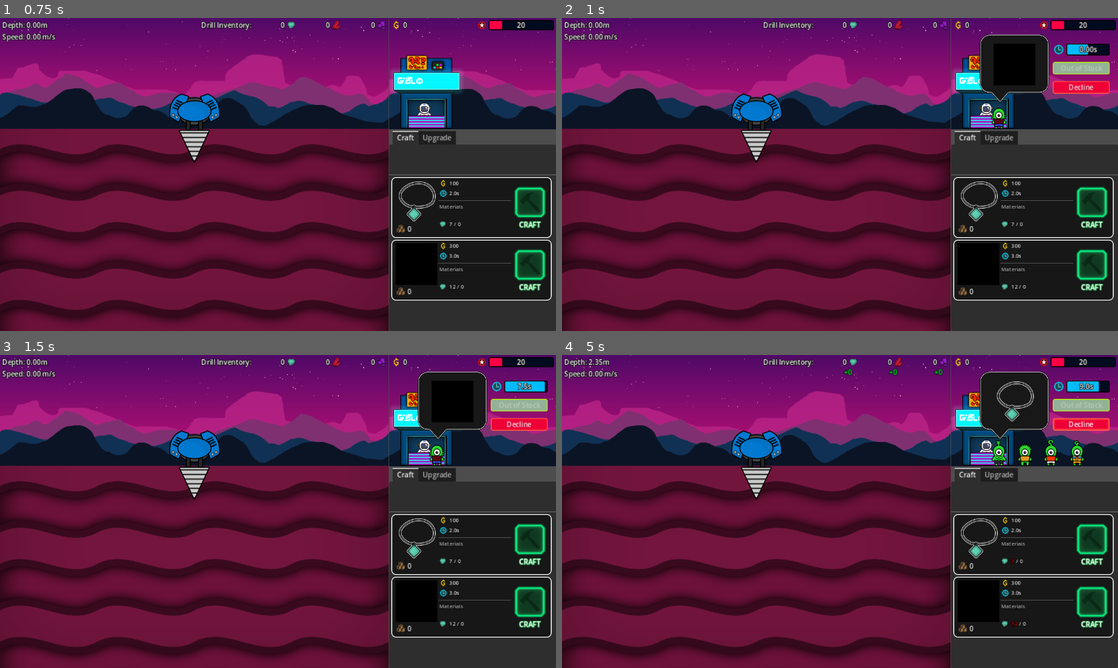
Above: before the commit, frames 1-4 (two rows, left to right).
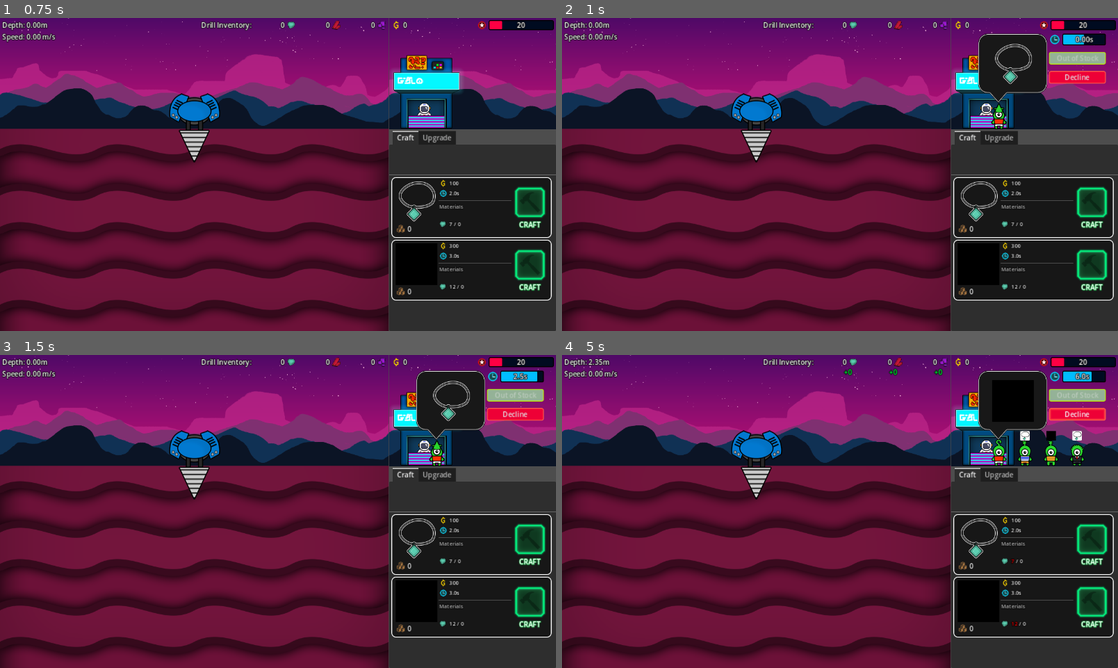
Above: after the commit, the same moments.

Repository: aNotSoCleverName/mechanicore
Game: Godot game, scene res://Main.tscn
The game is run twice, just before and just after one commit, with the same random seed, the same clock (stepped at 60 frames per second) and the same inputs.
Inputs:
- Up to frame 1 (0.75 s): click "Continue" at 0.5 s
- Up to frame 2 (1 s): no input
- Up to frame 3 (1.5 s): click "Continue" at 1.25 s
- Up to frame 4 (5 s): click "Decline" at 2 s; tap Enter (ui_accept) at 2.75, 3.02, 3.77 s; hold Right (ui_right) 2.78-3.53 s; tap R at 2.85, 3.6, 4.35 s; hold Down (ui_down) 3.53-4.28 s; hold Right (ui_right) from 4.28 s (still down)

Frame 1 is identical in both runs. In frame 2, 2.6% of the frame differs, in the area x 74-99%, y 4-36%; in frame 3, 2.6%; in frame 4, 2.9%, in the area x 74-99%, y 4-35%.

Commit message:
Ordered item is now generated when alien enters tree. They show what they want to order even if they're not first in queue

Diff:
--- a/Base/Base.tscn
+++ b/Base/Base.tscn
@@ -116,10 +116,10 @@
 horizontal_alignment = 1
 
 [node name="Order" parent="Shop/Shop" instance=ExtResource("3_l61gs")]
-offset_left = 58.0
-offset_top = 27.0
-offset_right = 365.0
-offset_bottom = 187.0
+offset_left = 62.0
+offset_top = 36.0
+offset_right = 369.0
+offset_bottom = 196.0
 
 [node name="Queue" type="Node2D" parent="Shop/Shop"]
 position = Vector2(110, 256)
--- a/Base/Shop/Alien/Alien.gd
+++ b/Base/Shop/Alien/Alien.gd
@@ -17,20 +17,41 @@
 
 static var clothesSprites: Array[Texture2D] = [];
 
+static var _base: Base;
+
+var orderedItem: CraftItem:
+	get:
+		return orderedItem;
+	set(inValue):
+		orderedItem = inValue;
+		$Bubble/Item.texture = orderedItem.image;
 var waitTime: float;
 
 func _on_tree_entered():
 	UtilityInit.InitArrayFromFiles(Alien.clothesSprites, "res://Base/Shop/Alien/Sprite/Clothes/", ".png", true, false);
 
+	# Initiate body sprite based on wait time
 	if (Alien.bodySprites.size() == 0):
 		Alien.waitTimeBasedOnBodySprite.keys().map(
 			func (inBodySpritePath: String):
 				Alien.bodySprites.append(load(inBodySpritePath) as Texture2D);
 		)
 
+	if (Alien._base == null):
+		Alien._base = self.find_parent("Base");
+
+	self.orderedItem = Alien._base.craftItems.keys()[randi_range(0, Alien._base.craftItems.size() - 1)];
+	$Body.self_modulate = Color.WHITE;	# If waited too long, body modulates to red (handled by other script). Return it to normal color here
+
 	var bodySprite: Texture2D = Alien.bodySprites[randi_range(0, Alien.bodySprites.size() - 1)];
 	$Body.texture = bodySprite;
-	$Body.self_modulate = Color.WHITE;
 	self.waitTime = Alien.waitTimeBasedOnBodySprite[bodySprite.resource_path];
 
 	$Body/Clothes.texture = Alien.clothesSprites[randi_range(0, Alien.clothesSprites.size() - 1)];
+
+	$Bubble.visible = true;
+	SignalBus_Base.shop_make_order.connect(
+		func (inAlien: Alien):
+			if (inAlien == self):
+				$Bubble.visible = false;
+	)
--- a/Base/Shop/Alien/Alien.tscn
+++ b/Base/Shop/Alien/Alien.tscn
@@ -1,8 +1,10 @@
-[gd_scene load_steps=4 format=3 uid="uid://by8u3wjwdvf01"]
+[gd_scene load_steps=6 format=3 uid="uid://by8u3wjwdvf01"]
 
 [ext_resource type="Script" path="res://Base/Shop/Alien/Alien.gd" id="1_176wq"]
 [ext_resource type="Texture2D" uid="uid://ba16is6f3e6ua" path="res://Base/Shop/Alien/Sprite/Body/Body1.png" id="2_ajbgi"]
 [ext_resource type="Texture2D" uid="uid://deo8y8c744od6" path="res://Base/Shop/Alien/Sprite/Clothes/Clothes1.png" id="3_tyr6e"]
+[ext_resource type="Texture2D" uid="uid://bwkfdfd2wcpnx" path="res://Base/Shop/Alien/Sprite/Bubble - Small.png" id="4_fe0dx"]
+[ext_resource type="Texture2D" uid="uid://dbbqquwmlqb0q" path="res://Base/Menu/Craft/Craft Item/Resources/Item1.png" id="4_pm76f"]
 
 [node name="Alien" type="Node2D"]
 script = ExtResource("1_176wq")
@@ -14,4 +16,12 @@
 [node name="Clothes" type="Sprite2D" parent="Body"]
 texture = ExtResource("3_tyr6e")
 
+[node name="Bubble" type="Sprite2D" parent="."]
+position = Vector2(0, -70)
+scale = Vector2(0.225, 0.225)
+texture = ExtResource("4_fe0dx")
+
+[node name="Item" type="Sprite2D" parent="Bubble"]
+texture = ExtResource("4_pm76f")
+
 [connection signal="tree_entered" from="." to="." method="_on_tree_entered"]
--- a/Base/Shop/Alien/Sell Button.gd
+++ b/Base/Shop/Alien/Sell Button.gd
@@ -14,8 +14,8 @@
 
 func _ready() -> void:
 	SignalBus_Base.shop_make_order.connect(
-		func (_inAlien: Alien, inOrderedItem: CraftItem):
-			self._orderedItem = inOrderedItem;
+		func (inAlien: Alien):
+			self._orderedItem = inAlien.orderedItem;
 			self._Disable(self._base.craftItems[self._orderedItem] == 0);
 	)
 
--- a/Base/Shop/Alien/Time Bar.gd
+++ b/Base/Shop/Alien/Time Bar.gd
@@ -24,7 +24,7 @@
 	)
 
 	SignalBus_Base.shop_make_order.connect(
-		func (inAlien: Alien, _inOrderedItem: CraftItem):
+		func (inAlien: Alien):
 			self._alienBody = inAlien.find_child("Body");
 			self._tickTimer.start();
 	)
--- a/Base/Shop/Order.gd
+++ b/Base/Shop/Order.gd
@@ -16,10 +16,10 @@
 	)
 
 	SignalBus_Base.shop_make_order.connect(
-		func (inAlien: Alien, inOrderedItem: CraftItem):
+		func (inAlien: Alien):
 			self.visible = true;
 
-			$Bubble/Item.texture = inOrderedItem.image;
+			$Bubble/Item.texture = inAlien.orderedItem.image;
 			timer.start(inAlien.waitTime);
 	)
 
--- a/Base/Shop/Order.tscn
+++ b/Base/Shop/Order.tscn
@@ -88,8 +88,7 @@
 
 [node name="Order" type="HBoxContainer"]
 offset_right = 307.0
-offset_bottom = 160.0
-theme_override_constants/separation = 0
+offset_bottom = 180.0
 script = ExtResource("1_10qyi")
 
 [node name="Timer" type="Timer" parent="."]
@@ -113,7 +112,7 @@
 [node name="VBoxContainer" type="VBoxContainer" parent="."]
 layout_mode = 2
 size_flags_horizontal = 0
-size_flags_vertical = 4
+size_flags_vertical = 0
 theme_override_constants/separation = 15
 
 [node name="Wait Time" type="HBoxContainer" parent="VBoxContainer"]
--- a/Base/Shop/Queue.gd
+++ b/Base/Shop/Queue.gd
@@ -2,8 +2,6 @@
 class_name ShopQueue;
 
 const MAX_QUEUE: int = 5;
-
-@onready var _base: Base = self.find_parent("Base");
 
 var _alienPool: Array[Alien] = [];
 var alienQueues: Array[Alien] = [];
@@ -63,8 +61,7 @@
 
 	if (self.firstInQueue != self.alienQueues[0]):
 		self.firstInQueue = self.alienQueues[0];
-		var orderedItem: CraftItem = self._base.craftItems.keys()[randi_range(0, self._base.craftItems.size() - 1)];
-		SignalBus_Base.shop_make_order.emit(self.firstInQueue, orderedItem);
+		SignalBus_Base.shop_make_order.emit(self.firstInQueue);
 
 	for i: int in self.alienQueues.size():
 		var alien: Alien = self.alienQueues[i];
--- a/Global Script/Signal Bus - Base.gd
+++ b/Global Script/Signal Bus - Base.gd
@@ -13,7 +13,7 @@
 signal update_inventory_money(inMoney: int);
 
 @warning_ignore("unused_signal")
-signal shop_make_order(inAlien: Alien, inOrderedItem: CraftItem);
+signal shop_make_order(inAlien: Alien);
 @warning_ignore("unused_signal")
 signal shop_customer_leave();
 @warning_ignore("unused_signal")
Binary file added: Base/Shop/Alien/Sprite/Bubble - Small.png
Not shown, added: Base/Shop/Alien/Sprite/Bubble - Small.png.import
Binary file changed: Base/Shop/Alien/Sprite/Bubble.png
